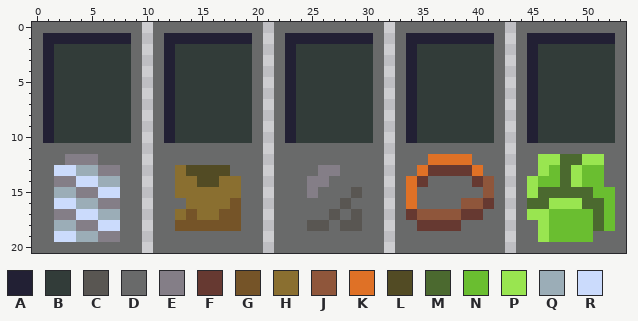
File history of a pixel-art file, Assets/Resources/Sprites/lucky-ui.aseprite. Above: the version before the commit.
54x21 pixels, 1 frame.
Palette (. is transparent): A #222034  B #323c39  C #595652  D #696a6a  E #847e87  F #663931  G #755428  H #8a6f30  J #8f563b  K #df7126  L #524b24  M #4b692f  N #6abe30  P #99e550  Q #9badb7  R #cbdbfc
The same view after the edit:
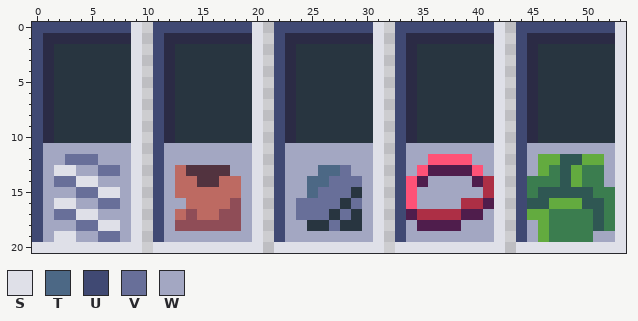
Colours new in this view: S #dfe0e8  T #4c6885  U #404973  V #686f99  W #a3a7c2
What changed:
Colour A changes from #222034 to #2b2b45.
Colour B changes from #323c39 to #283540.
Colour F changes from #663931 to #4f1d4c.
Colour G changes from #755428 to #8f4d57.
Colour H changes from #8a6f30 to #bd6a62.
Colour J changes from #8f563b to #ad2f45.
Colour K changes from #df7126 to #ff5277.
Colour L changes from #524b24 to #52333f.
Colour M changes from #4b692f to #2f5753.
Colour N changes from #6abe30 to #3b7d4f.
Colour P changes from #99e550 to #63ab3f.
Colour B replaces colour C in row 15 at x 29; in row 16 at x 28; in row 17 at x 27 and 29; in row 18 at x 25 to 26 and 28 to 29.
Colour N replaces colour P in rows 14 to 15 at x 45.
Colour S replaces colour D in rows 0 to 19 at x 9, 20, 31, 42 and 53; in row 20 at x 0 to 9, 11 to 20, 22 to 31, 33 to 42 and 44 to 53.
Colour S replaces colour R in row 13 at x 2 to 3; in row 14 at x 4 to 5; in row 15 at x 6 to 7; in row 16 at x 2 to 3; in row 17 at x 4 to 5; in row 18 at x 6 to 7.
Colour S replaces colour R in row 19 at x 2 to 3.
Colour T replaces colour E in row 13 at x 26 to 27; in row 14 at x 25 to 26; in row 15 at x 25.
Colour U replaces colour D in row 0 at x 0 to 8, 11 to 19, 22 to 30, 33 to 41 and 44 to 52; in rows 1 to 19 at x 0, 11, 22, 33 and 44.
Colour V replaces colour D in row 13 at x 28; in row 14 at x 27 to 29; in row 15 at x 26 to 28; in row 16 at x 24 to 27 and 29; in row 17 at x 24 to 26 and 28; in row 18 at x 27.
Colour V replaces colour E in row 12 at x 3 to 5; in row 13 at x 6 to 7; in row 14 at x 2 to 3; in row 15 at x 4 to 5; in row 16 at x 6 to 7; in row 17 at x 2 to 3.
Colour V replaces colour E in row 18 at x 4 to 5; in row 19 at x 6 to 7.
Colour W replaces colour D in row 11 at x 1 to 8, 12 to 19, 23 to 30, 34 to 41 and 45 to 52; in row 12 at x 1 to 2, 6 to 8, 12 to 19, 23 to 30, 34 to 35, 40 to 41, 45 and 52; in row 13 at x 1, 8, 12, 18 to 19, 23 to 25, 29 to 30, 34, 41, 45 and 52; in row 14 at x 1, 8, 12, 19, 23 to 24, 30, 36 to 39 and 52; in row 15 at x 1, 8, 12, 19, 23 to 24, 30 and 35 to 40; in row 16 at x 1, 8, 12 to 13, 19, 23, 30 and 35 to 38.
Colour W replaces colour D in row 17 at x 1, 8, 12, 19, 23, 30 and 41; in row 18 at x 1, 8, 12, 19, 23 to 24, 30, 34, 39 to 41 and 45; in row 19 at x 1, 8, 12 to 19, 23 to 30, 34 to 41, 45 and 51 to 52.
Colour W replaces colour Q in row 13 at x 4 to 5; in row 14 at x 6 to 7; in row 15 at x 2 to 3; in row 16 at x 4 to 5; in row 17 at x 6 to 7; in row 18 at x 2 to 3.
Colour W replaces colour Q in row 19 at x 4 to 5.
Changed places in both pictures, as pixel boxes (x1, y1, x2, y2):
changed: (32, 22, 626, 253)
